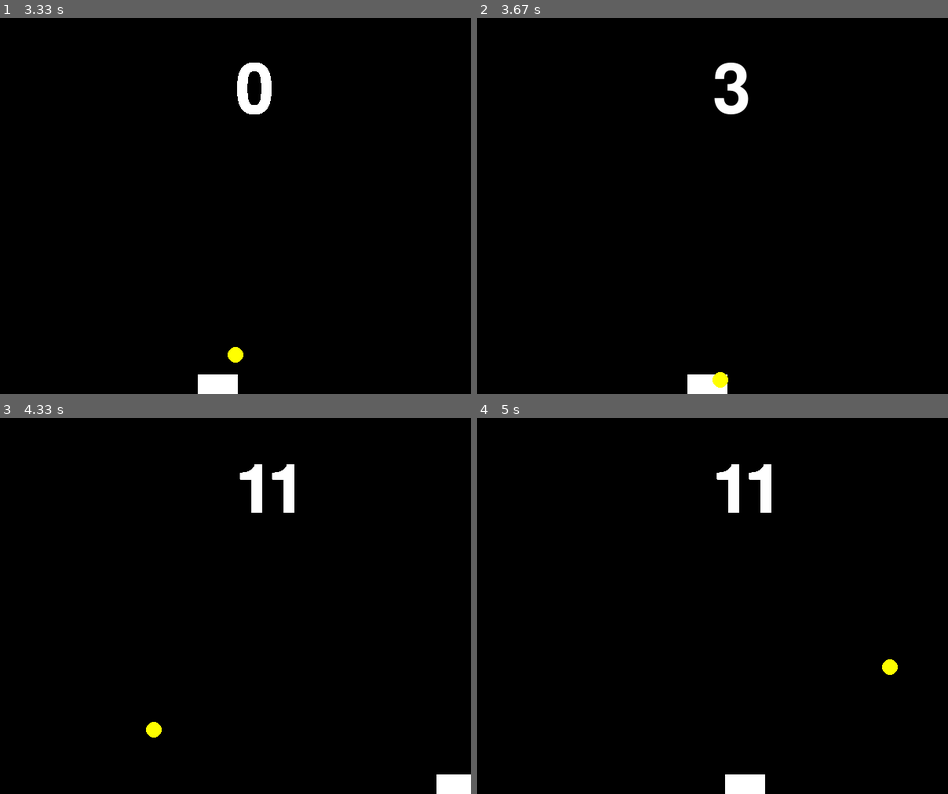
Above: before the commit, frames 1-4 (two rows, left to right).
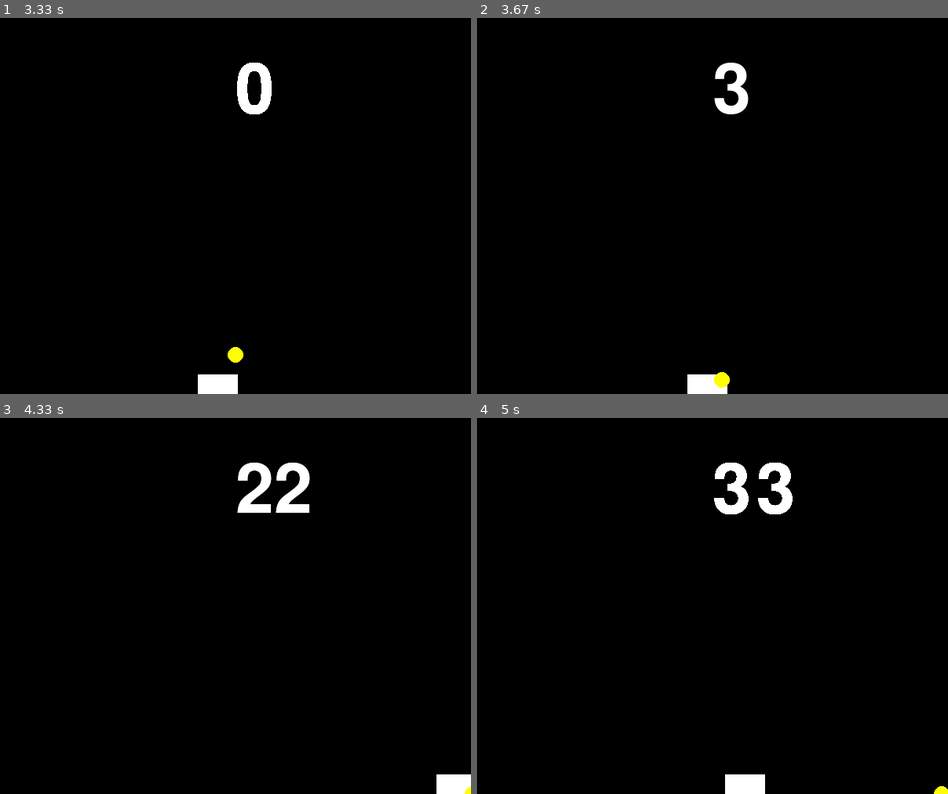
Above: after the commit, the same moments.

Repository: David-Sheehy/pygame_juggling
Game: pygame game, started from juggling/juggling.py
Two runs of this game, one before a commit and one after it. Both use one fixed random seed, a clock stepped at 60 frames per second and the inputs below.
Inputs:
- Up to frame 1 (3.33 s): hold Right 0.33-0.8 s; hold Right 0.83-1.3 s; hold Left 1.33-1.87 s; hold Left 1.9-2.3 s; hold Right 2.33-2.97 s; hold Left from 3 s (still down)
- Up to frame 2 (3.67 s): release Left at 3.47 s; hold Right from 3.5 s (still down)
- Up to frame 3 (4.33 s): release Right at 3.97 s; hold Right from 4 s (still down)
- Up to frame 4 (5 s): release Right at 4.47 s; hold Left from 4.5 s (still down)

Frame 1 is identical in both runs. In frame 2, less than 0.1% of the frame differs, in the area x 50-54%, y 94-99%; in frame 3, 1.1%; in frame 4, 1.3%, in the area x 50-100%, y 11-100%.

Commit message:
rewrote the bounce function to take in mind english or spin.

Diff:
--- a/juggling/juggling.py
+++ b/juggling/juggling.py
@@ -20,9 +20,6 @@
     puck.set_position([config.WINDOW_SIZE[0]/2,config.WINDOW_SIZE[1]-25])
     ball.pos = [300,32]
     clock = pygame.time.Clock()
-
-
-
 
     # main game loop
     MOVE_RIGHT = MOVE_LEFT = False
@@ -70,18 +67,21 @@
 
         if (ball.pos[1] >= config.HEIGHT - puck.height) and (puck.pos[0] <= ball.pos[0] and ball.pos[0] <= puck.pos[0] + puck.width):
             # paddle
-            ball.bounce((1,-1))
+            ball.bounce((1, -1), english=(2,0))
+            # counter stuff
             counter.erase(w)
             counter.increment()
 
-        elif ball.pos[0] <= 0:
+        elif ball.pos[0] - config.BALL_RADIUS <= 0:
             # left wall
-            ball.bounce((-1,1))
-        elif ball.pos[0] >= config.WIDTH:
+            ball.bounce(angle=(-1,1))
+        elif ball.pos[0] + config.BALL_RADIUS >= config.WIDTH:
+            # right wall
             ball.bounce((-1,1))
 
-        elif ball.pos[1] <= 0:
-            ball.bounce((-1,-1))
+        elif ball.pos[1] - config.BALL_RADIUS <= 0:
+            # top
+            ball.bounce((1,-1))
 
         elif ball.pos[1] >= config.HEIGHT:
             # ball lost
--- a/juggling/models.py
+++ b/juggling/models.py
@@ -122,15 +122,15 @@
     def update(self, screen):
         self.move(screen, self.vel[0], self.vel[1])
 
-    def bounce(self, angle=(1,-1)):
+    def bounce(self, angle=(1,-1), english=(0,0)):
         """
         reverses the balls velocity. Should probaly vary based on which
         part of the puck actually hit it.
         """
         # bounce off at a random direction. I want the angle between the two to
         # be low though
-        x = (self.vel[0] + random.randint(0,3))*angle[0]
-        y = (self.vel[1])*angle[1]
+        x = (self.vel[0] + english[0])*angle[0]
+        y = (self.vel[1] + english[1])*angle[1]
         self.vel = (x,y)
 
     def stop(self):
Not shown, added: todo.txt
